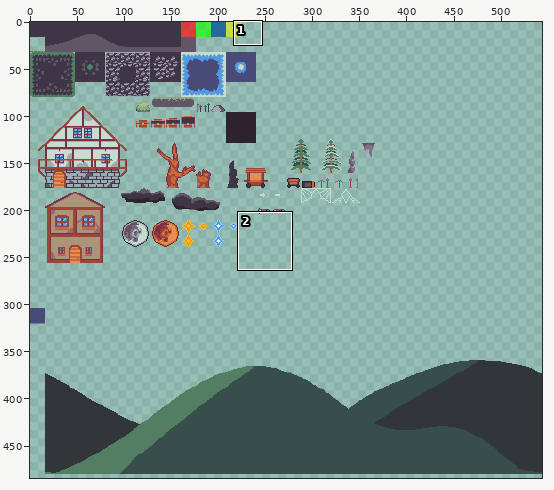
Two versions of one sprite sheet, Assets/Maps/tileset.png. The picture above shows the old version from afar; the outline marks the close-up.
Close-up. First the earlier version:
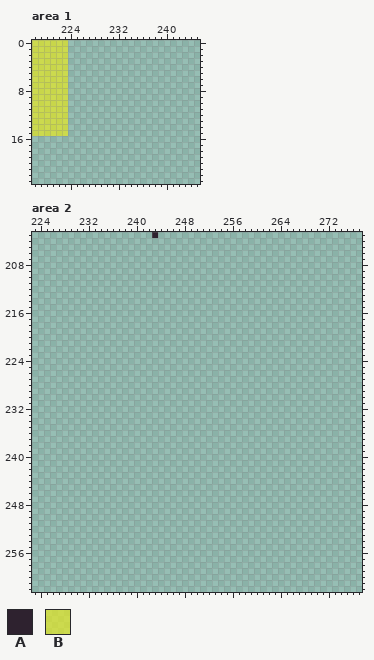
The file is 544x512 pixels. Pixels under 10% opacity are left out. Colours within 5 levels of each other are drawn and written as one. Shown: area 1: x 218..245, y 0..23; area 2: x 223..277, y 203..262. The wide view leaves out empty margins.
Palette (. is transparent): A #2e222f  B #e9e919a7
Pixels before, area 1, first column x 218:
 0 BBBBBB
 1 BBBBBB
 2 BBBBBB
 3 BBBBBB
 4 BBBBBB
 5 BBBBBB
 6 BBBBBB
 7 BBBBBB
 8 BBBBBB
 9 BBBBBB
10 BBBBBB
11 BBBBBB
12 BBBBBB
13 BBBBBB
14 BBBBBB
15 BBBBBB
Pixels before, area 2 (only the part around the change), first column x 223:
203 ....................A................................
204 .....................................................
205 .....................................................
206 .....................................................
207 .....................................................
208 .....................................................
209 .....................................................
210 .....................................................
211 .....................................................
212 .....................................................
213 .....................................................
214 .....................................................
215 .....................................................
216 .....................................................
217 .....................................................
218 .....................................................
219 .....................................................
220 .....................................................
221 .....................................................
222 .....................................................
223 .....................................................
224 .....................................................
225 .....................................................
226 .....................................................
227 .....................................................
228 .....................................................
229 .....................................................
230 .....................................................
231 .....................................................
232 .....................................................
233 .....................................................
234 .....................................................
235 .....................................................
236 .....................................................
237 .....................................................
238 .....................................................
239 .....................................................
240 .....................................................
241 .....................................................
242 .....................................................
243 .....................................................
244 .....................................................
245 .....................................................
246 .....................................................
247 .....................................................
248 .....................................................
249 .....................................................
250 .....................................................
251 .....................................................
252 .....................................................
253 .....................................................
254 .....................................................
255 .....................................................
256 .....................................................
257 .....................................................
258 .....................................................
259 .....................................................
260 .....................................................
261 .....................................................
New version:
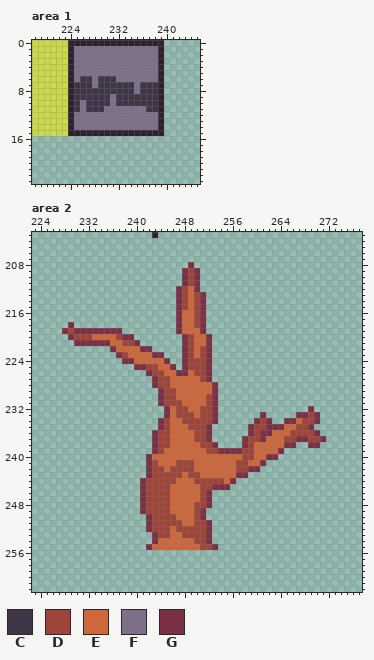
Colours new in this view: C #3e3546  D #9e4539  E #cd683d  F #7f708a  G #7a3045
Edits made:
Changed rows in their new state; - is an unchanged pixel.
Area 1:
first column x 224:
 0 AAAAAAAAAAAAAAAA
 1 AFFFFFFFFFFFFFFA
 2 AFFFFFFFFFFFFFFA
 3 AFFFFFFFFFFFFFFA
 4 AFFFFFFFFFFFFFFA
 5 AFFFFFFFFFFFFFFA
 6 AFCCFCCCFFFFFFFA
 7 ACCCFCCCCCCFCCCA
 8 ACCCCCCCCCCFCCCA
 9 ACCCCCCFCCCCCCCA
10 ACFCCCCFCCCCCCCA
11 ACFCCCFFFFFFFCCA
12 AFFFFFFFFFFFFFFA
13 AFFFFFFFFFFFFFFA
14 AFFFFFFFFFFFFFFA
15 AAAAAAAAAAAAAAAA
Area 2:
first column x 228:
208 ---------------------G----------------------
209 --------------------GDG---------------------
210 --------------------GDG---------------------
211 --------------------GDG---------------------
212 -------------------GDEG---------------------
213 -------------------GDEDG--------------------
214 -------------------GDEDG--------------------
215 -------------------GDEDG--------------------
216 -------------------GEEDG--------------------
217 -------------------GEEDG--------------------
218 -G-----------------GEEDG--------------------
219 GDGGGGGGGG---------GEEEG--------------------
220 -GDDDEEEEDGG--------GDEEG-------------------
221 --GGGGGGEEDDG-------GDEEG-------------------
222 --------GEEEEGG-----GDEDG-------------------
223 ---------GDEEEEGG---GDEDG-------------------
224 ----------GGEEEEEG--GDDDG-------------------
225 ------------GGDDEEG-GDDDG-------------------
226 --------------GDDEEGGEDDG-------------------
227 ---------------GDDEEEEEDG-------------------
228 ---------------GDDEEEEEEEG------------------
229 ----------------GDDEEEEEEG------------------
230 ----------------GDDEEEEEDG------------------
231 ----------------GDDDEEEEDG------------------
232 -----------------GEDDEEDDG---------------G--
233 -----------------GEDDDEDDG-------G-----GGDG-
234 ----------------GDEEDDDDDG------GDG--GGEDDG-
235 ----------------GDEEEDDDG------GDDGGGEEDDG--
236 ---------------GDDEEEEDDG------GDGGEEEDDDDG-
237 ---------------GDDEEEEDDG-----GDDGEEEDDGGDDG
238 ---------------GDDEEEEEDDG----GDEEEEEGG--GG-
239 ---------------GDEEEEEEEDDGGGGDDEEEEG-------
240 --------------GEEEEEEEEEEEEEEEDDEEGG--------
241 --------------GDEEEDDDEEEEEEEDDEEG----------
242 --------------GDDEDDDDEEEEEEEDDGG-----------
243 --------------GDDDDDEDDEEEEEEGG-------------
244 -------------GDDDDDEEEDDDDDEG---------------
245 -------------GDDDDEEEEEDDGGG----------------
246 -------------GDDDDEEEEEDG-------------------
247 -------------GDDDDEEEEEDG-------------------
248 -------------GDDDDEEEEDDG-------------------
249 -------------GDDDDEEEEDG--------------------
250 --------------GDDDDEEEDG--------------------
251 --------------GDDDDDEEDDG-------------------
252 --------------GDDDEDDDDDG-------------------
253 ---------------GDDEEDDDDG-------------------
254 ---------------GEEEEEEDDG-------------------
255 --------------GEEEEEEEEDDG------------------
